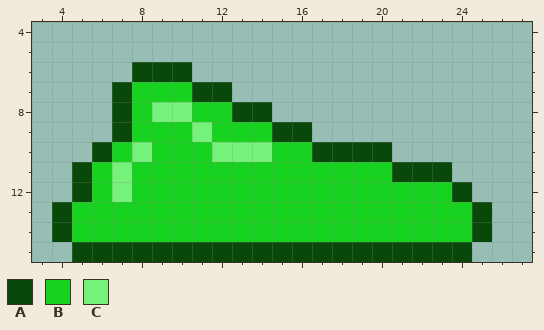
Pixel-art sprite, stored at resources/slime_green_wind_up.png. The picture above was drawn from the file before the commit.
The file is 32x16 pixels. Shown: x 3..27, y 4..15.
Palette (. is transparent): A #08490a  B #17d31f  C #76f27b
Pixels before, first column x 4:
 6 ....AAA...............
 7 ...ABBBAA.............
 8 ...ABCCBBAA...........
 9 ...ABBBCBBBAA.........
10 ..ABCBBBCCCBBAAAA.....
11 .ABCBBBBBBBBBBBBBAAA..
12 .ABCBBBBBBBBBBBBBBBBA.
13 ABBBBBBBBBBBBBBBBBBBBA
14 ABBBBBBBBBBBBBBBBBBBBA
15 .AAAAAAAAAAAAAAAAAAAA.
The result:
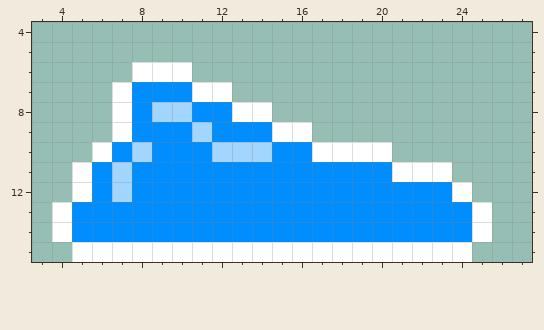
Changes in this commit:
Colour A changes from #08490a to #ffffff.
Colour B changes from #17d31f to #008eff.
Colour C changes from #76f27b to #a3d6ff.
Changed places in both pictures, as pixel boxes (x1, y1, x2, y2):
changed: (52, 62, 492, 262)
